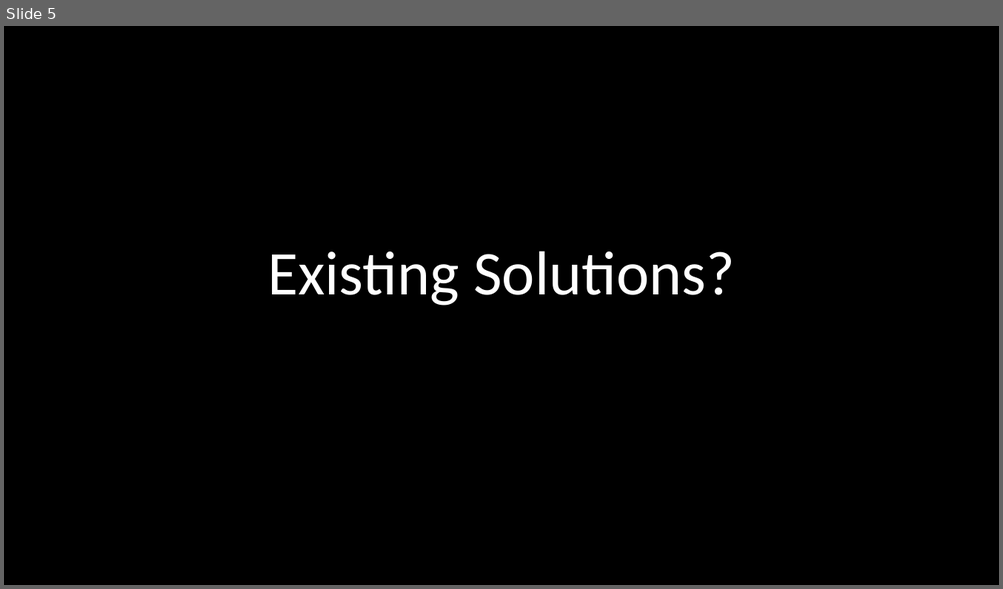
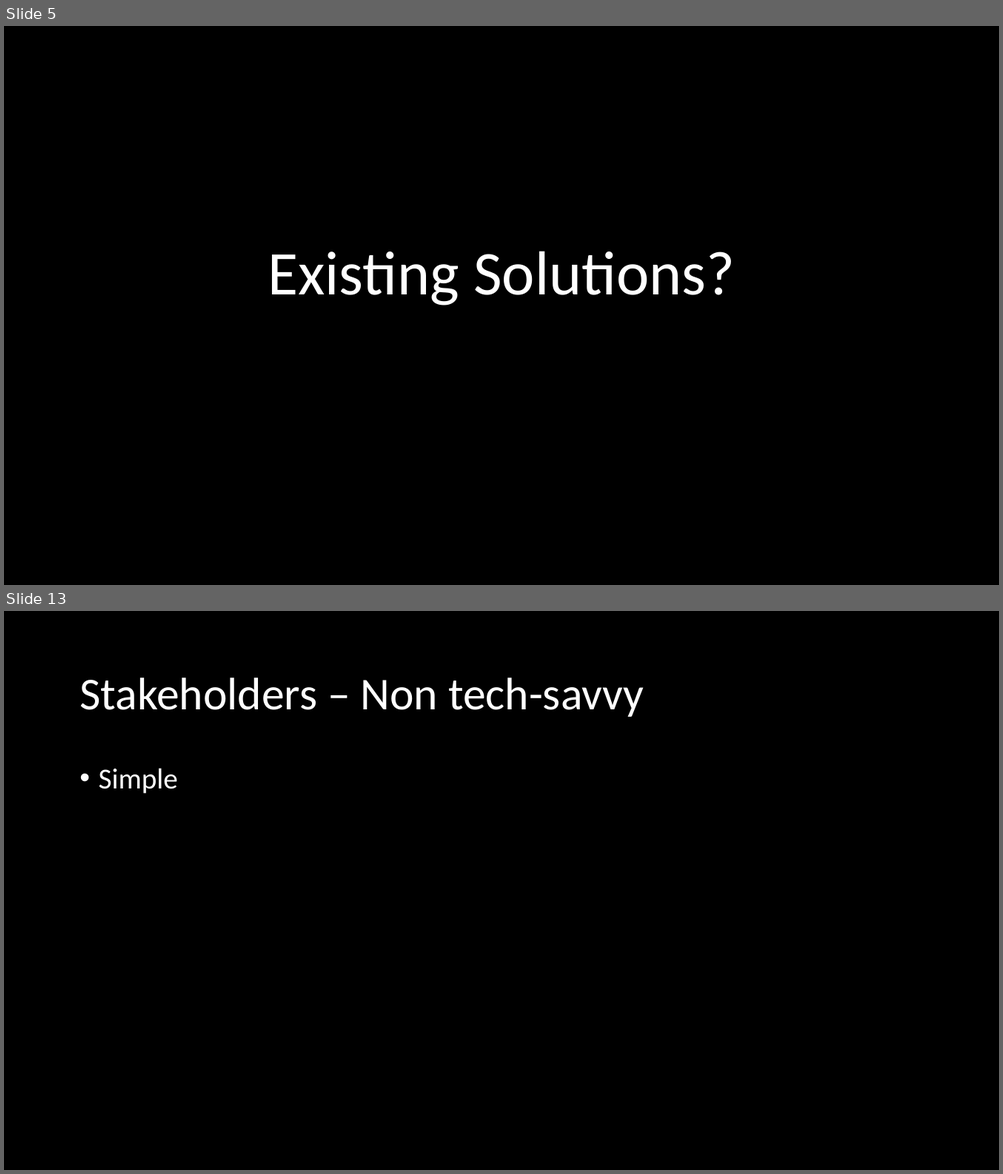
Before and after one commit to DH2018-FindC/FindC, a slide deck: Presentation.pptx. Shown one above the other, each under a label of ours: slide 5 before the commit, slides 5 and 13 after it; the slides between them are not shown. The pictures are 1003x589 and 1003x1174 pixels, drawn with LibreOffice and Linux fonts; fonts in the diff are those of the drawing; background and template pictures are left out. Boxes give left, top, right and bottom in pixels: in the first picture for what was removed or moved away, otherwise in the second. Text is boxed around its words. In the diff, an @@ line names an element or a change of style, - is before the commit and + after.

```diff
--- a/Presentation.pptx
+++ b/Presentation.pptx
@@ slide 13 added at box(4, 611, 999, 1170), background #000000 @@
@@ title added at box(79, 678, 644, 717), 44 pt, text #FFFFFF @@
+Stakeholders – Non tech-savvy
@@ text added at box(99, 768, 178, 794), 28 pt, text #FFFFFF @@
+• Simple
```
Also in this commit, not shown: 1 slide changed, 10 other slides added, 1 slide removed, 1 other file.
